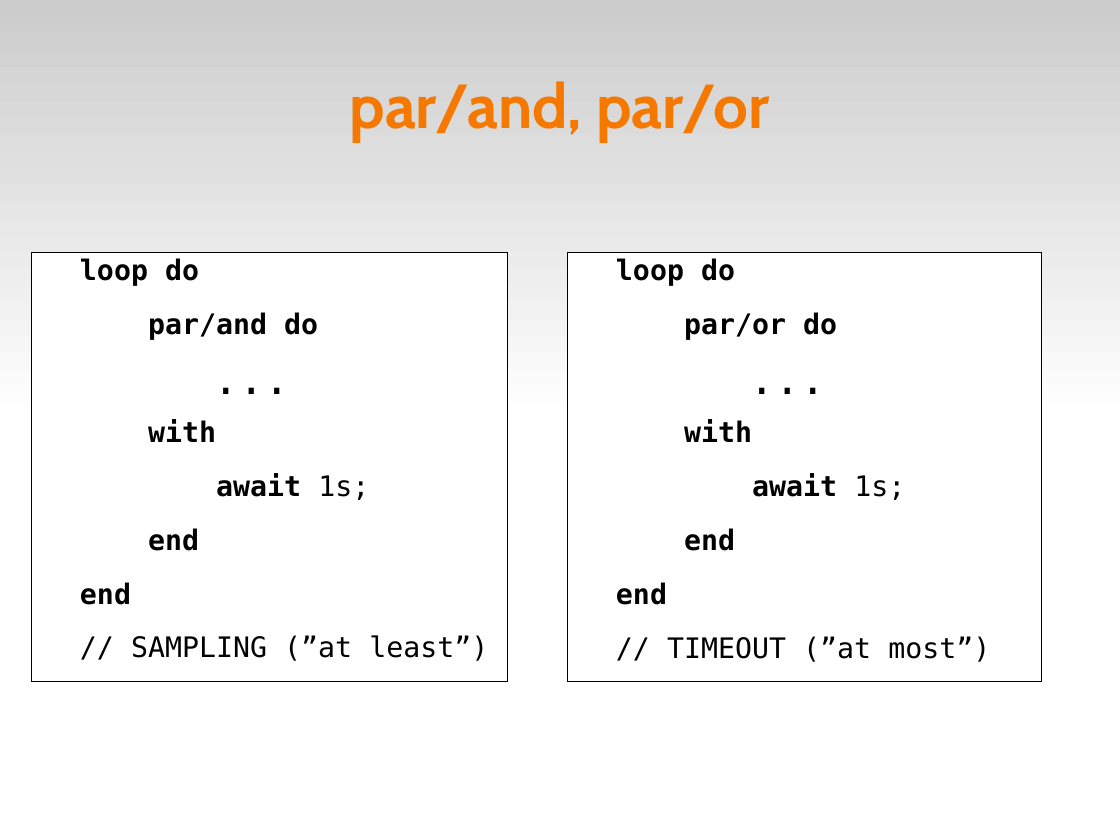
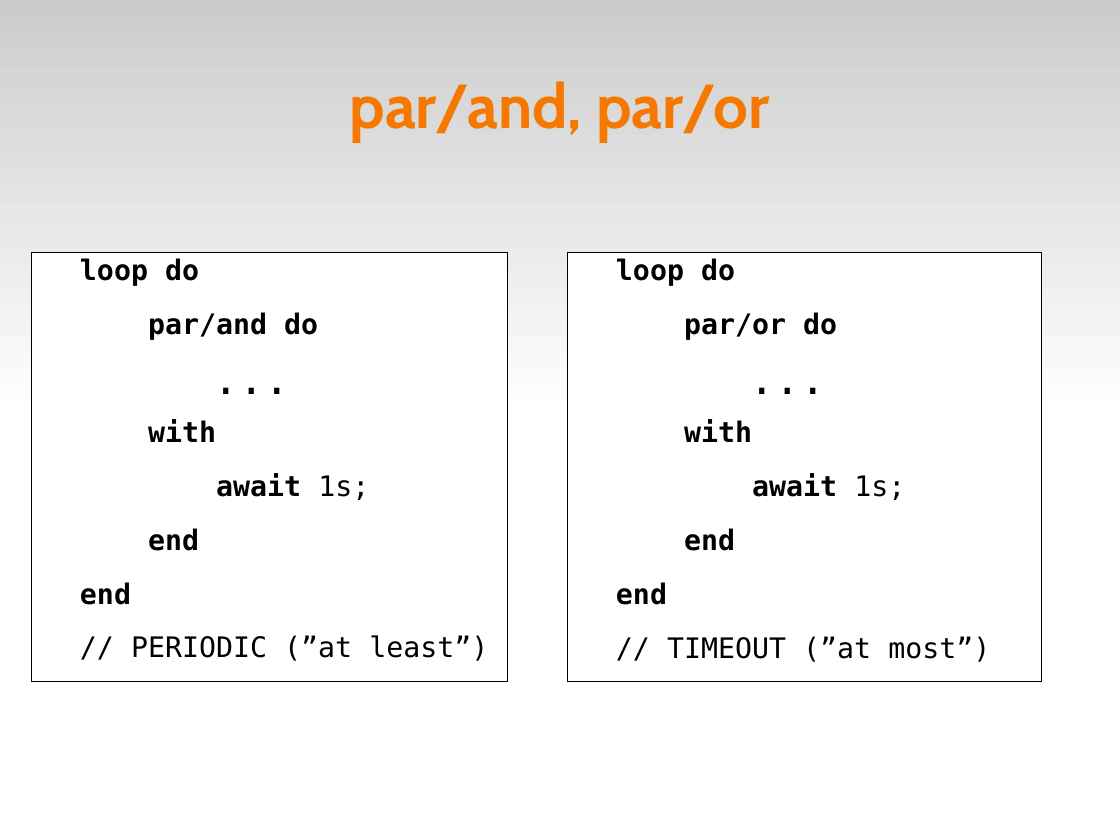
Before and after one commit to fsantanna-uerj/reativos, a slide deck: slide 7 of slides/06_ceu.odp. Drawn at 1120x840 pixels with LibreOffice and Linux fonts; fonts in the diff are those of the drawing. Boxes give left, top, right and bottom in pixels: in the first picture for what was removed or moved away, otherwise in the second. Text is boxed around its words. In the diff, an @@ line names an element or a change of style, - is before the commit and + after.

```diff
--- a/slides/06_ceu.odp
+++ b/slides/06_ceu.odp
@@ text at bbox=[131, 635, 488, 661]: text changed @@
-// SAMPLING (”at least”)
+// PERIODIC (”at least”)
```
Also in this commit, not shown: 8 other slides changed, 5 other files.
